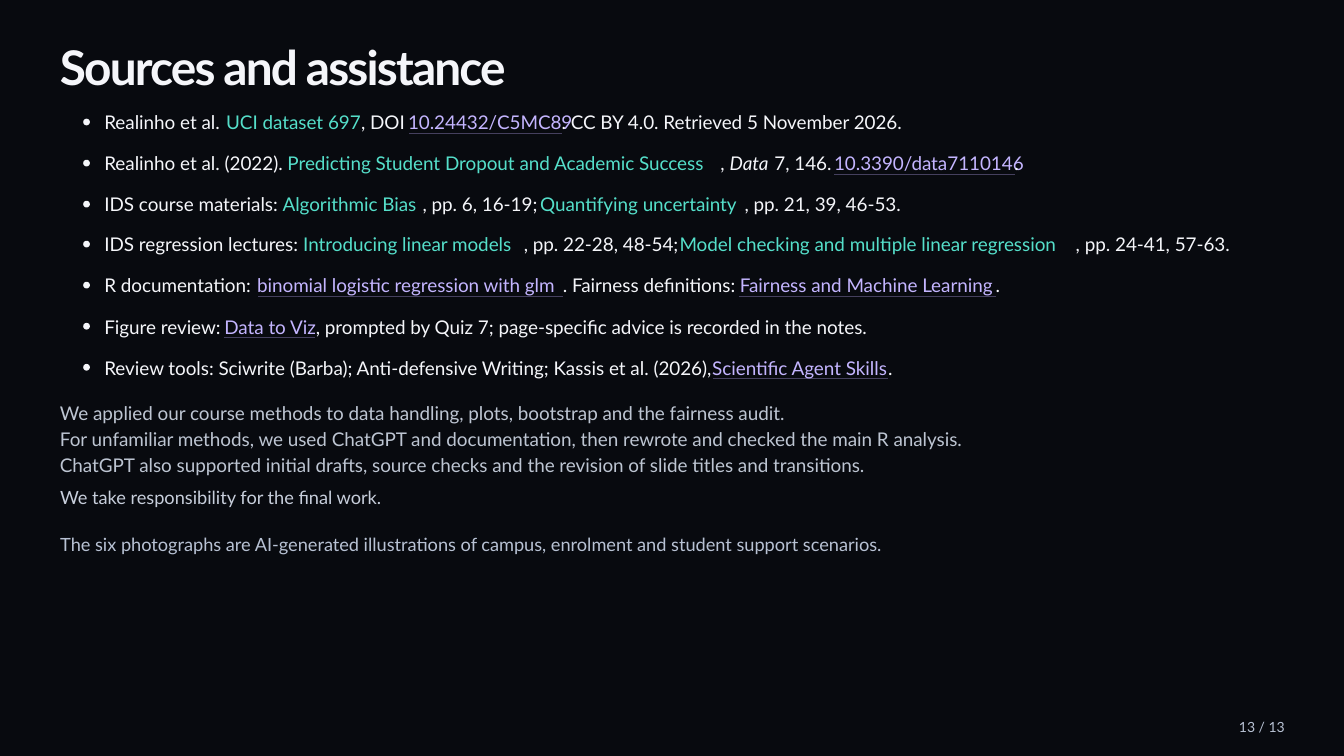
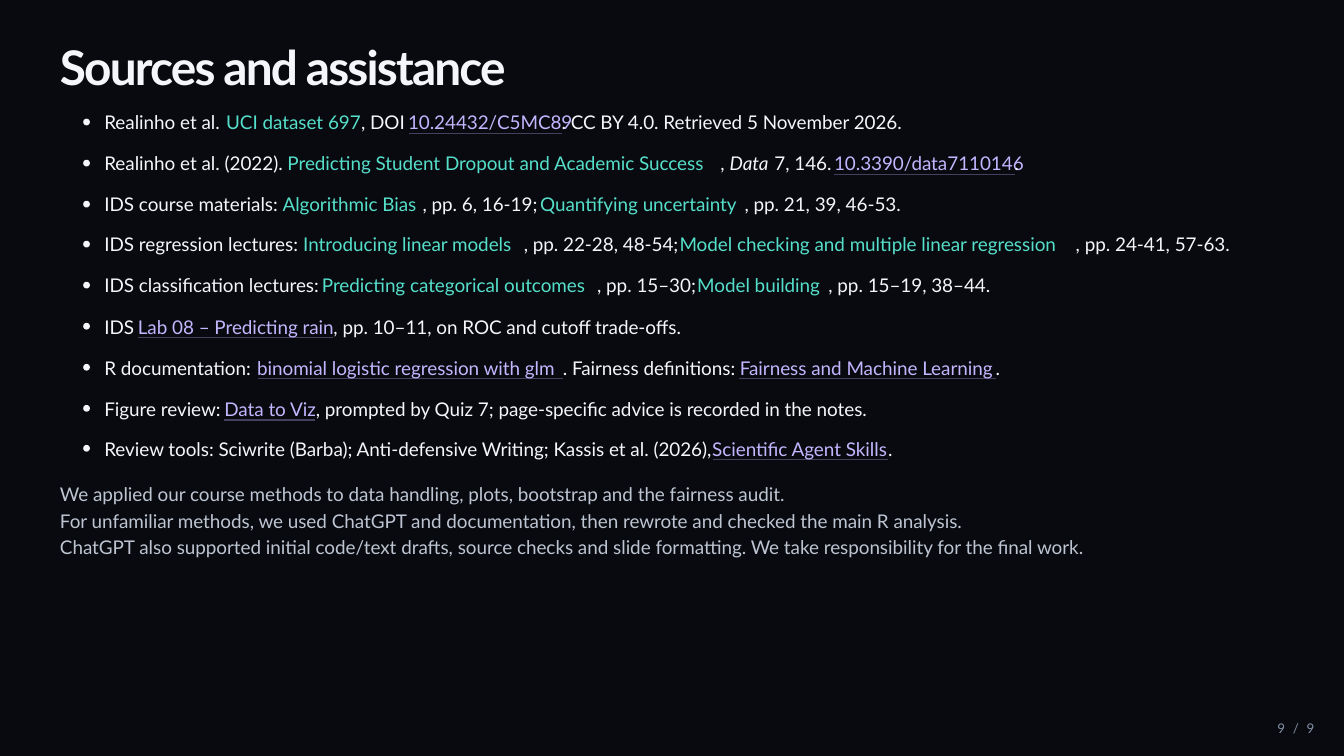
Before and after one commit to Tigershengsheng/ids-project, a slide deck: slide 9 of output/powerpoint/Student_Dropout_Presentation.pptx (slide 13 before the commit). Drawn at 1344x756 pixels with LibreOffice and Linux fonts; fonts in the diff are those of the drawing. Boxes give left, top, right and bottom in pixels: in the first picture for what was removed or moved away, otherwise in the second. Text is boxed around its words. In the diff, an @@ line names an element or a change of style, - is before the commit and + after.

```diff
--- a/output/powerpoint/Student_Dropout_Presentation.pptx
+++ b/output/powerpoint/Student_Dropout_Presentation.pptx
@@ text added at [104, 278, 319, 292], 13.5 pt, text #F5F6FA @@
+IDS classification lectures:
@@ text added at [322, 278, 585, 296], 13.5 pt, text #55DFCA @@
+Predicting categorical outcomes
@@ text added at [606, 278, 696, 296], 13.5 pt, text #F5F6FA @@
+, pp. 15–30;
@@ text added at [697, 278, 820, 296], 13.5 pt, text #55DFCA @@
+Model building
@@ text added at [837, 278, 990, 296], 13.5 pt, text #F5F6FA @@
+, pp. 15–19, 38–44.
@@ text added at [104, 320, 134, 334], 13.5 pt, text #F5F6FA @@
+IDS
@@ text added at [138, 320, 338, 338], 13.5 pt, text #C4B5FF @@
+Lab 08 – Predicting rain
@@ text added at [343, 320, 681, 338], 13.5 pt, text #F5F6FA @@
+, pp. 10–11, on ROC and cutoff trade-offs.
@@ freeform shape added at [138, 338, 334, 339], fill #45405E @@
@@ text ".": place and size @@
-text "." at [888, 356, 900, 385]
+text "." at [996, 356, 1008, 385]
@@ freeform shape added at [84, 405, 91, 412], fill #F5F6FA @@
@@ 11 texts, 4 freeform shapes: place and size @@
-11 texts, 4 freeform shapes at [60, 278, 996, 450]
+11 texts, 4 freeform shapes at [60, 361, 996, 532]
@@ freeform shape added at [84, 445, 91, 452], fill #F5F6FA @@
@@ text ".": place and size @@
-text "." at [996, 274, 1008, 303]
+text "." at [888, 438, 900, 467]
@@ text removed at [60, 458, 864, 476] @@
-ChatGPT also supported initial drafts, source checks and the revision of slide titles and transitions.
@@ text "ChatGPT also supported initial code/text ..." at [60, 540, 1083, 558]: vertical alignment middle to top @@
@@ text removed at [60, 537, 882, 555] @@
-The six photographs are AI-generated illustrations of campus, enrolment and student support scenarios.
@@ text at [60, 540, 1083, 558]: text changed; size 13 to 13.5 pt; text colour #C7CEDB to #BDC5D2 @@
-We take responsibility for the final work.
+ChatGPT also supported initial code/text drafts, source checks and slide formatting. We take responsibility for the final work.
@@ text removed at [1239, 722, 1285, 732] @@
-13 / 13
@@ text added at [1277, 723, 1315, 733], 9.5 pt, text #8490A6 @@
+9 / 9
```
Also in this commit, not shown: 6 other slides changed, 2 slides added, 6 slides removed, 39 other files.
